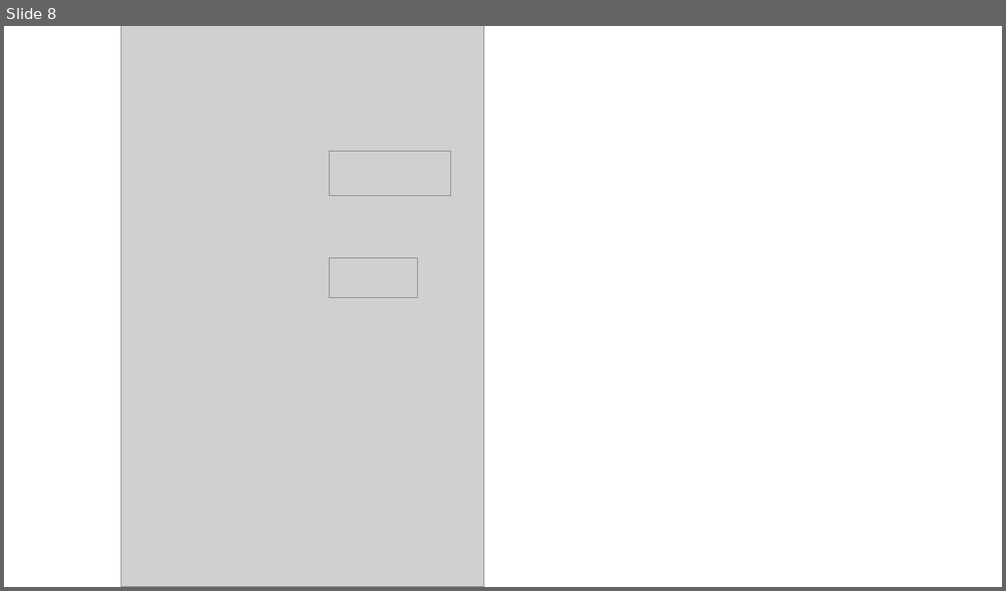
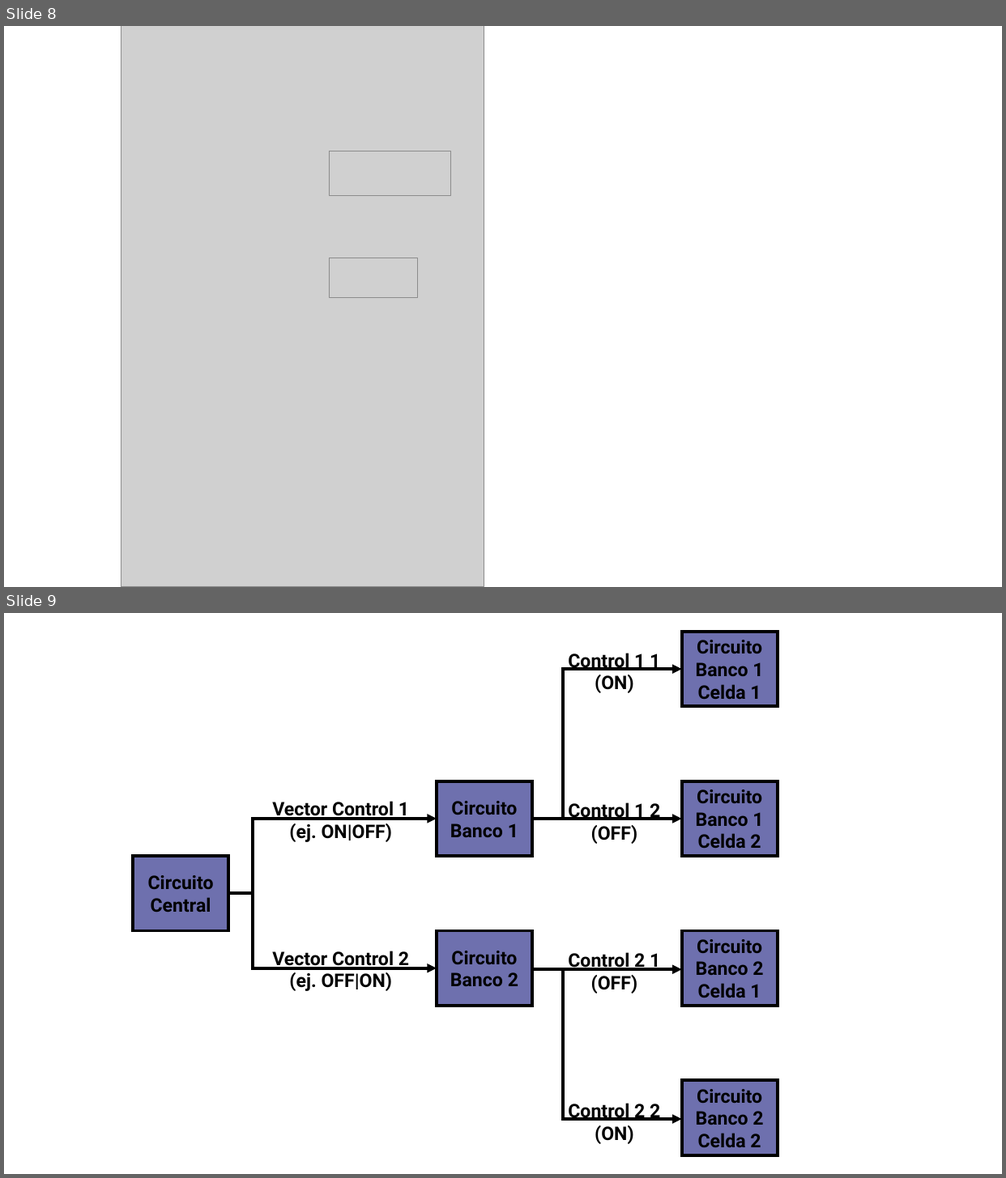
Before and after one commit to DeniseViltes/Tesis, a slide deck: media/Latex/Gráficos Tesis.pptx. Shown one above the other, each under a label of ours: slide 8 before the commit, slides 8 and 9 after it. The pictures are 1006x591 and 1006x1178 pixels, drawn with LibreOffice and Linux fonts; fonts in the diff are those of the drawing; grey boxes stand for pictures. Boxes give left, top, right and bottom in pixels: in the first picture for what was removed or moved away, otherwise in the second. Text is boxed around its words. In the diff, an @@ line names an element or a change of style, - is before the commit and + after.

```diff
--- a/media/Latex/Gráficos Tesis.pptx
+++ b/media/Latex/Gráficos Tesis.pptx
@@ slide 9 added at (4, 613, 1002, 1174), background #FFFFFF @@
@@ group added at (133, 632, 778, 1156): 7 rectangles, 6 texts, 4 elbow arrows, 2 arrows @@
+Circuito Central
+Circuito Banco 1
+Circuito Banco 2
+Circuito Banco 1 Celda 1
+Circuito Banco 1 Celda 2
+Circuito Banco 2 Celda 1
+Circuito Banco 2 Celda 2
+Vector Control 1
+(ej. ON|OFF)
+Vector Control 2
+(ej. OFF|ON)
+Control 1 1
+(ON)
+Control 1 2
+(OFF)
+Control 2 1
+(OFF)
+Control 2 2
+(ON)
```
Also in this commit, not shown: 3 other files.
